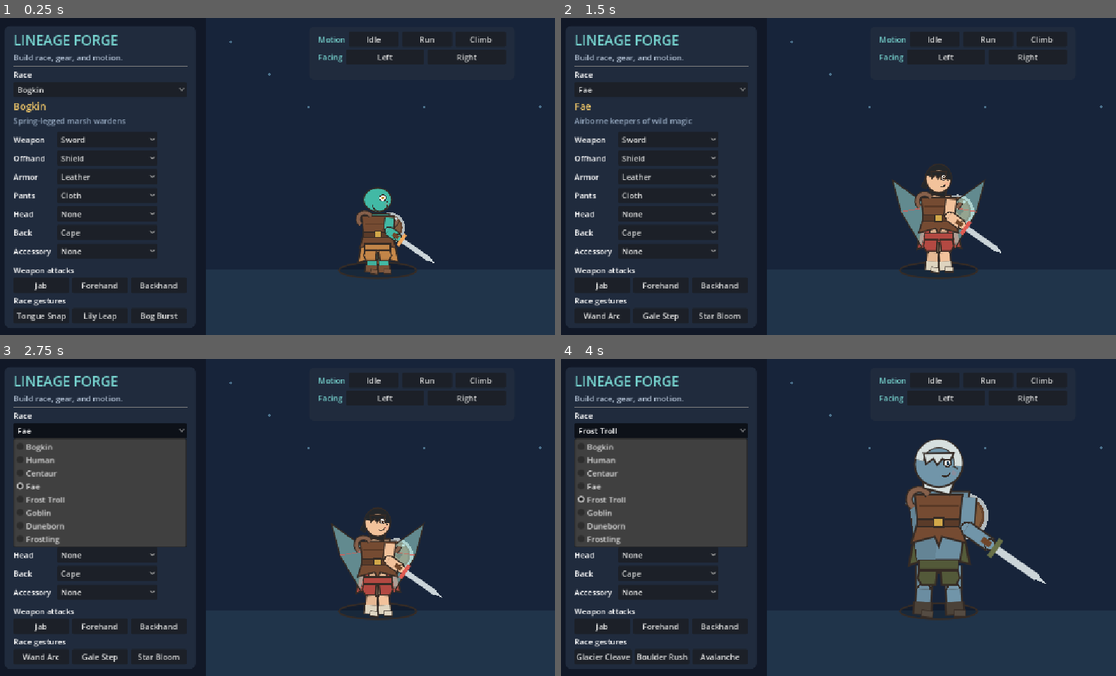
Above: before the commit, frames 1-4 (two rows, left to right).
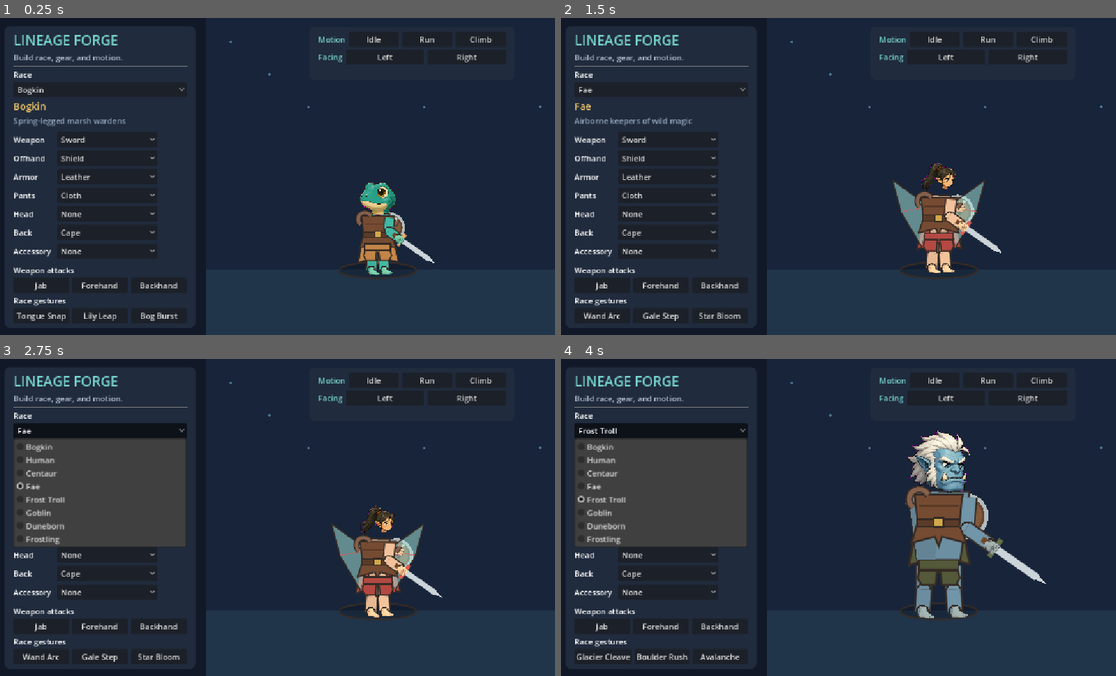
Above: after the commit, the same moments.

Repository: DibranMulder/CharacterBuilder
Game: Godot game, scene res://main.tscn
Two runs of this game, one before a commit and one after it. Both use one fixed random seed, a clock stepped at 60 frames per second and the inputs below.
Inputs:
- Up to frame 1 (0.25 s): no input
- Up to frame 2 (1.5 s): click "Bogkin" at 0.5 s; click "Sword" at 1.25 s
- Up to frame 3 (2.75 s): click "Fae" at 2 s
- Up to frame 4 (4 s): click "Shield" at 2.75 s; click "Frost Troll" at 3.5 s

The runs differ from the first frame. In frame 1, 0.7% of the frame differs, in the area x 64-73%, y 51-82%; in frame 2, 0.6%; in frame 3, 0.6%; in frame 4, 1.8%, in the area x 62-80%, y 22-82%.

Commit message:
Add authored base anatomy sprites

Diff:
--- /dev/null
+++ b/src/base_anatomy_visual.gd
@@ -0,0 +1,142 @@
+class_name BaseAnatomyVisual
+extends Node2D
+
+# Deep sprite seam for authored identity/anatomy. Character construction asks for
+# a race, part, and display size; atlas choice, crop geometry, view switching,
+# source-background cleanup, and fallback state remain private to this module.
+
+const EXTREMITY_ATLAS := preload("res://assets/base_sprites/extremities.png")
+
+const HEAD_TEXTURES := {
+	"bogkin": preload("res://assets/base_sprites/bogkin_heads.png"),
+	"human": preload("res://assets/base_sprites/human_heads.png"),
+	"centaur": preload("res://assets/base_sprites/centaur_heads.png"),
+	"fae": preload("res://assets/base_sprites/fae_heads.png"),
+	"frost_troll": preload("res://assets/base_sprites/frost_troll_heads.png"),
+	"goblin": preload("res://assets/base_sprites/goblin_heads.png"),
+	"duneborn": preload("res://assets/base_sprites/duneborn_heads.png"),
+	"frostling": preload("res://assets/base_sprites/frostling_heads.png"),
+}
+
+const HEAD_REGIONS := {
+	"bogkin": {"front": Rect2(69,404,530,481), "back": Rect2(691,407,487,482)},
+	"human": {"front": Rect2(94,346,504,531), "back": Rect2(663,345,506,531)},
+	"centaur": {"front": Rect2(62,306,565,605), "back": Rect2(627,333,566,618)},
+	"fae": {"front": Rect2(14,364,605,495), "back": Rect2(672,365,568,515)},
+	"frost_troll": {"front": Rect2(51,325,560,566), "back": Rect2(663,338,547,581)},
+	"goblin": {"front": Rect2(14,343,606,552), "back": Rect2(647,343,594,545)},
+	"duneborn": {"front": Rect2(143,321,456,560), "back": Rect2(724,324,402,592)},
+	"frostling": {"front": Rect2(80,396,505,466), "back": Rect2(646,396,513,465)},
+}
+
+const EXTREMITY_REGIONS := {
+	"hand_open": Rect2(175,320,285,260),
+	"hand_grip": Rect2(585,340,260,245),
+	"foot": Rect2(980,335,300,255),
+	"hoof": Rect2(1380,320,230,280),
+}
+
+var race_id := "human"
+var part_id := "head"
+var target_size := Vector2(52,52)
+var back_view := false
+var _sprite: Sprite2D
+var _available := false
+
+
+func setup(p_race_id: String, p_part_id: String, p_target_size: Vector2, p_back_view := false) -> BaseAnatomyVisual:
+	race_id = p_race_id
+	part_id = p_part_id
+	target_size = p_target_size
+	back_view = p_back_view
+	_build_sprite()
+	return self
+
+
+func has_sprite() -> bool:
+	return _available
+
+
+func set_back_view(enabled: bool) -> void:
+	if back_view == enabled:
+		return
+	back_view = enabled
+	if part_id == "head":
+		_build_sprite()
+
+
+func _build_sprite() -> void:
+	if _sprite:
+		remove_child(_sprite)
+		_sprite.queue_free()
+	_sprite = Sprite2D.new()
+	_sprite.name = "Sprite"
+	_sprite.texture_filter = CanvasItem.TEXTURE_FILTER_LINEAR_WITH_MIPMAPS
+	add_child(_sprite)
+
+	var source: Texture2D
+	var region := Rect2()
+	var key_mode := 0
+	if part_id == "head":
+		var view := "back" if back_view else "front"
+		if HEAD_TEXTURES.has(race_id):
+			source = HEAD_TEXTURES[race_id]
+			region = HEAD_REGIONS[race_id][view]
+			key_mode = 1
+	else:
+		source = EXTREMITY_ATLAS
+		region = EXTREMITY_REGIONS.get(part_id, Rect2())
+		key_mode = 1
+
+	_available = source != null and region.size.x > 0.0 and region.size.y > 0.0
+	visible = _available
+	if not _available:
+		return
+
+	var atlas := AtlasTexture.new()
+	atlas.atlas = source
+	atlas.region = region
+	_sprite.texture = atlas
+	var fit := minf(target_size.x / region.size.x, target_size.y / region.size.y)
+	_sprite.scale = Vector2.ONE * fit
+	_sprite.position = _part_offset()
+	var anatomy_tint: Color = CharacterCatalog.race(race_id).skin
+	var tint_strength := .72 if part_id in ["hand_open","hand_grip","foot"] else 0.0
+	_sprite.material = _key_material(key_mode,anatomy_tint,tint_strength)
+
+
+func _part_offset() -> Vector2:
+	match part_id:
+		"head": return Vector2(0,-target_size.y*.32)
+		"hand_open", "hand_grip": return Vector2(target_size.x*.12,target_size.y*.08)
+		"foot", "hoof": return Vector2(target_size.x*.22,target_size.y*.04)
+	return Vector2.ZERO
+
+
+func _key_material(mode: int, tint: Color, tint_strength: float) -> ShaderMaterial:
+	var shader := Shader.new()
+	shader.code = """
+shader_type canvas_item;
+uniform int key_mode = 0;
+uniform vec4 anatomy_tint : source_color = vec4(1.0);
+uniform float tint_strength = 0.0;
+
+void fragment() {
+	vec4 sample = texture(TEXTURE, UV);
+	float alpha = sample.a;
+	if (key_mode == 1) {
+		vec3 key = vec3(0.925, 0.055, 0.925);
+		float distance_from_key = distance(sample.rgb, key);
+		alpha *= smoothstep(0.10, 0.24, distance_from_key);
+	}
+	float luminance = dot(sample.rgb, vec3(0.299, 0.587, 0.114));
+	vec3 tinted = anatomy_tint.rgb * mix(0.62, 1.32, luminance);
+	COLOR = vec4(mix(sample.rgb, tinted, tint_strength), alpha);
+}
+"""
+	var material := ShaderMaterial.new()
+	material.shader = shader
+	material.set_shader_parameter("key_mode", mode)
+	material.set_shader_parameter("anatomy_tint", tint)
+	material.set_shader_parameter("tint_strength", tint_strength)
+	return material
--- a/src/modular_character.gd
+++ b/src/modular_character.gd
@@ -8,6 +8,7 @@
 
 const Part := preload("res://src/part_visual.gd")
 const Gear := preload("res://src/gear_visual.gd")
+const BaseAnatomy := preload("res://src/base_anatomy_visual.gd")
 
 const WEAPON_ATTACKS := [&"jab", &"forehand", &"backhand"]
 const MOTIONS := [&"idle", &"run", &"climb"]
@@ -46,6 +47,7 @@
 var current_motion: StringName = &"idle"
 var facing: StringName = &"right"
 var _head_visual: PartVisual
+var _head_base: BaseAnatomyVisual
 
 
 func _ready() -> void:
@@ -182,6 +184,16 @@
 	return visual
 
 
+func _base_sprite(parent: Node2D, name_: String, part: String, size: Vector2, position_: Vector2, z: int, rotation_degrees_ := 0.0) -> BaseAnatomyVisual:
+	var visual := BaseAnatomy.new().setup(race_id,part,size)
+	visual.name = name_
+	visual.position = position_
+	visual.z_index = z
+	visual.rotation_degrees = rotation_degrees_
+	parent.add_child(visual)
+	return visual
+
+
 func _rebuild() -> void:
 	_stop_active_animation()
 	current_motion = &"idle"
@@ -213,6 +225,7 @@
 			var upper_name := "horse_leg_%d" % i
 			_part(hip, upper_name, "limb", Vector2(15,horse_upper_length), skin.darkened(.12), Vector2(x,38), -2 if i < 2 else 1)
 			_part(_bones[upper_name], "horse_shin_%d" % i, "shin", Vector2(14,horse_lower_length), skin.darkened(.08), Vector2(0,horse_upper_length), 0)
+			_base_sprite(_bones["horse_shin_%d" % i],"HoofSprite%d" % i,"hoof",Vector2(28,24),Vector2(0,horse_lower_length),3)
 	else:
 		var thigh_length := float(_profile.leg) * .52
 		var shin_length := float(_profile.leg) - thigh_length
@@ -220,6 +233,8 @@
 		_part(_bones.left_leg, "left_shin", "shin", Vector2(17,shin_length), skin.darkened(.05), Vector2(0,thigh_length), 0)
 		_part(hip, "right_leg", "limb", Vector2(18,thigh_length), skin, Vector2(torso_size.x*.23, 8), 1)
 		_part(_bones.right_leg, "right_shin", "shin", Vector2(17,shin_length), skin, Vector2(0,thigh_length), 0)
+		_base_sprite(_bones.left_shin,"LeftFootSprite","foot",Vector2(28,20),Vector2(0,shin_length),4)
+		_base_sprite(_bones.right_shin,"RightFootSprite","foot",Vector2(28,20),Vector2(0,shin_length),4)
 		_bones.left_shin.rotation_degrees = 4.0
 		_bones.right_shin.rotation_degrees = -4.0
 
@@ -228,8 +243,10 @@
 	var head_visual := _part(torso, "head", "head", head_size, skin, Vector2(0,-head_size.y*.25), 4)
 	_head_visual = head_visual
 	var head: Node2D = head_visual.get_parent()
+	_head_base = _base_sprite(head,"HeadSprite","head",head_size*1.45,Vector2(0,3),1)
+	_head_visual.visible = not _head_base.has_sprite()
 	var ear_scale := 1.0 if race_id in ["goblin", "frost_troll"] else .55
-	if race_id in ["goblin", "frost_troll", "fae"]:
+	if not _head_base.has_sprite() and race_id in ["goblin", "frost_troll", "fae"]:
 		var ear_l := Part.new().setup("ear", Vector2(28,30)*ear_scale, skin, _profile.accent); ear_l.position=Vector2(-head_size.x*.42,-head_size.y*.42); ear_l.z_index=-1; head.add_child(ear_l)
 		var ear_r := Part.new().setup("ear", Vector2(-28,30)*ear_scale, skin, _profile.accent); ear_r.position=Vector2(head_size.x*.42,-head_size.y*.42); ear_r.z_index=-1; head.add_child(ear_r)
 	if _profile.topology == "winged":
@@ -242,6 +259,8 @@
 	_part(_bones.left_arm, "left_forearm", "limb", Vector2(15,forearm_length), skin.darkened(.04), Vector2(0,upper_arm_length), -3)
 	_part(torso, "right_arm", "limb", Vector2(16,upper_arm_length), skin, Vector2(torso_size.x*.48,8), 3)
 	_part(_bones.right_arm, "right_forearm", "limb", Vector2(15,forearm_length), skin, Vector2(0,upper_arm_length), 3)
+	_base_sprite(_bones.left_forearm,"LeftHandSprite","hand_open",Vector2(25,23),Vector2(0,forearm_length),7,90.0)
+	_base_sprite(_bones.right_forearm,"RightHandSprite","hand_grip",Vector2(24,22),Vector2(0,forearm_length),7,90.0)
 	# The far-side offhand crosses behind the torso so the shield appears on the
 	# same screen-right side as the weapon while its inside remains visible.
 	_bones.left_arm.rotation_degrees = -70; _bones.left_forearm.rotation_degrees = -20
@@ -381,6 +400,8 @@
 func _set_back_view(enabled: bool) -> void:
 	if _head_visual:
 		_head_visual.set_back_view(enabled)
+	if _head_base:
+		_head_base.set_back_view(enabled)
 
 
 func _stop_active_animation() -> void:
--- a/src/part_visual.gd
+++ b/src/part_visual.gd
@@ -121,11 +121,8 @@
 		"shin":
 			draw_line(Vector2.ZERO,Vector2(0,size.y),INK,size.x+4.5,true)
 			draw_line(Vector2.ZERO,Vector2(0,size.y),color,size.x,true)
-			var boot: Color = style.get("boot",Color("684733"))
-			draw_line(Vector2(0,size.y*.58),Vector2(0,size.y+4),INK,size.x+8.0,true)
-			draw_line(Vector2(0,size.y*.58),Vector2(0,size.y+3),boot,size.x+3.0,true)
-			draw_line(Vector2(-1,size.y+3),Vector2(size.x*.78,size.y+4),INK,size.x*.62,true)
-			draw_line(Vector2(0,size.y+2),Vector2(size.x*.72,size.y+3),boot.lightened(.05),size.x*.38,true)
+			draw_circle(Vector2(0,size.y),size.x*.50,INK)
+			draw_circle(Vector2(0,size.y),size.x*.36,color)
 		"horse":
 			_ellipse(Vector2(0, 4), size * 0.5, color)
 			draw_arc(Vector2(size.x*.28,0),size.y*.30,-PI*.55,PI*.55,12,color.lightened(.08),5.0)
--- /dev/null
+++ b/tests/base_anatomy_regression.gd
@@ -0,0 +1,22 @@
+extends SceneTree
+
+const BaseAnatomy := preload("res://src/base_anatomy_visual.gd")
+
+
+func _initialize() -> void:
+	for race_id in CharacterCatalog.race_ids():
+		var head: BaseAnatomyVisual = BaseAnatomy.new().setup(race_id,"head",Vector2(64,64))
+		assert(head.has_sprite(), "%s has no authored head sprite" % race_id)
+		var front_texture: Texture2D = head.get_node("Sprite").texture
+		head.set_back_view(true)
+		var back_texture: Texture2D = head.get_node("Sprite").texture
+		assert(front_texture != back_texture, "%s front and rear head views did not switch" % race_id)
+		head.free()
+
+	for part_id in ["hand_open","hand_grip","foot","hoof"]:
+		var extremity: BaseAnatomyVisual = BaseAnatomy.new().setup("human",part_id,Vector2(30,30))
+		assert(extremity.has_sprite(), "%s has no authored base sprite" % part_id)
+		extremity.free()
+
+	print("PASS: 8 front/rear sprite heads and shared base extremities")
+	quit()
Binary file added: assets/base_sprites/bogkin_heads.png
Not shown, added: assets/base_sprites/bogkin_heads.png.import
Binary file added: assets/base_sprites/centaur_heads.png
Not shown, added: assets/base_sprites/centaur_heads.png.import
Binary file added: assets/base_sprites/duneborn_heads.png
Not shown, added: assets/base_sprites/duneborn_heads.png.import
Binary file added: assets/base_sprites/extremities.png
Not shown, added: assets/base_sprites/extremities.png.import
Binary file added: assets/base_sprites/fae_heads.png
Not shown, added: assets/base_sprites/fae_heads.png.import
Binary file added: assets/base_sprites/frost_troll_heads.png
Not shown, added: assets/base_sprites/frost_troll_heads.png.import
(and 15 more such lines)
